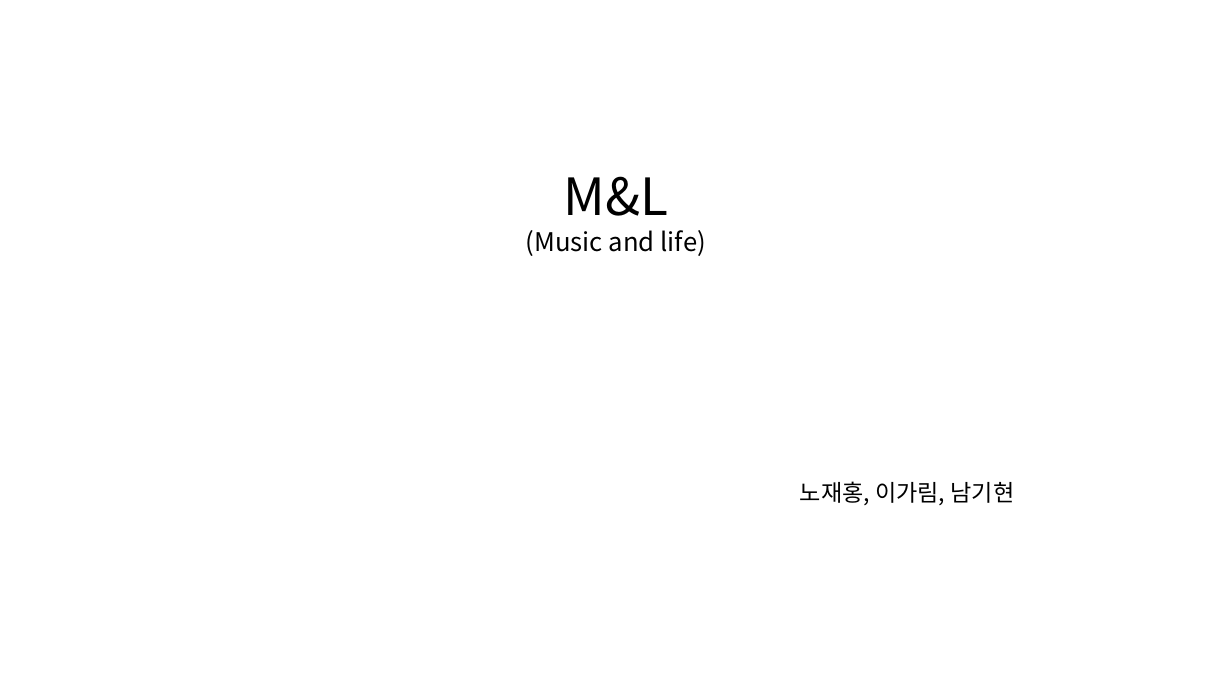
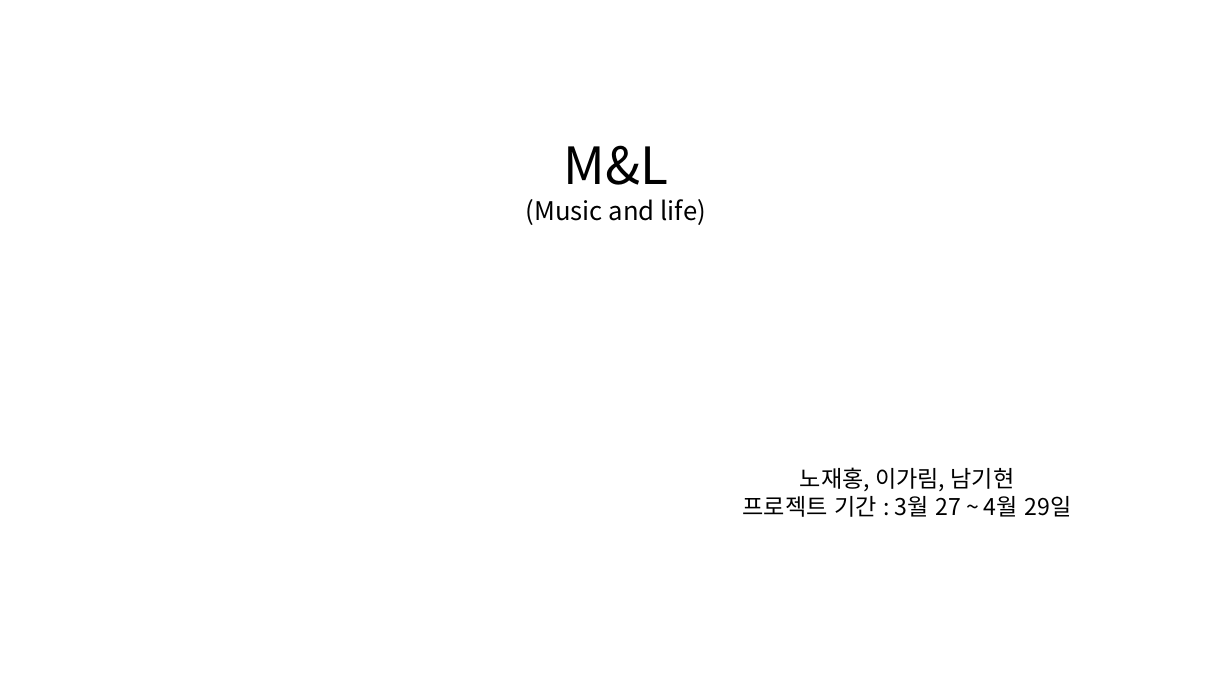
Before and after one commit to NDDarrow/MC, a slide deck: slide 1 of LNN.pptx. Drawn at 1232x693 pixels with LibreOffice and Linux fonts; fonts in the diff are those of the drawing. Boxes give left, top, right and bottom in pixels: in the first picture for what was removed or moved away, otherwise in the second. Text is boxed around its words. In the diff, an @@ line names an element or a change of style, - is before the commit and + after.

```diff
--- a/LNN.pptx
+++ b/LNN.pptx
@@ rectangle "M&L": place and size @@
-rectangle "M&L" at bbox=[252, 55, 980, 365]
+rectangle "M&L" at bbox=[252, 55, 980, 303]
@@ text in rectangle at bbox=[743, 496, 1072, 517]: paragraph added @@
+프로젝트 기간 : 3월 27 ~ 4월 29일
```
